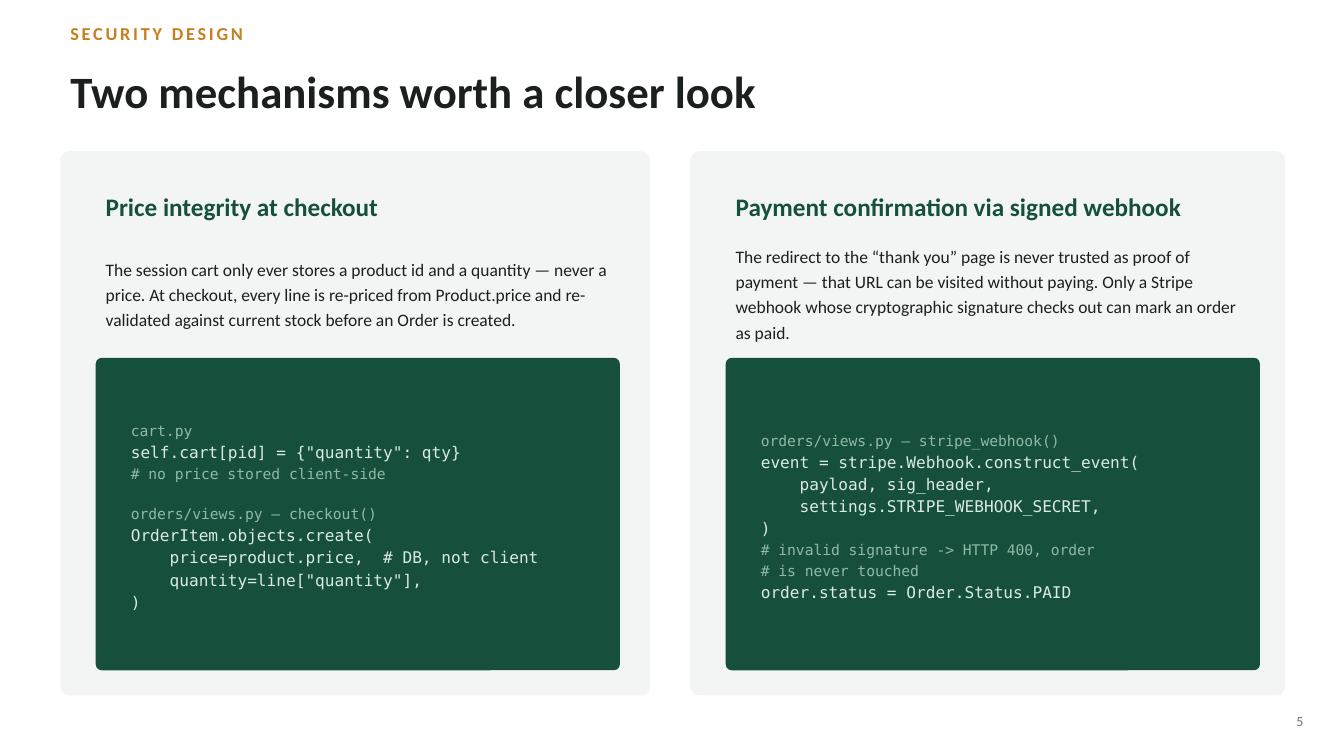
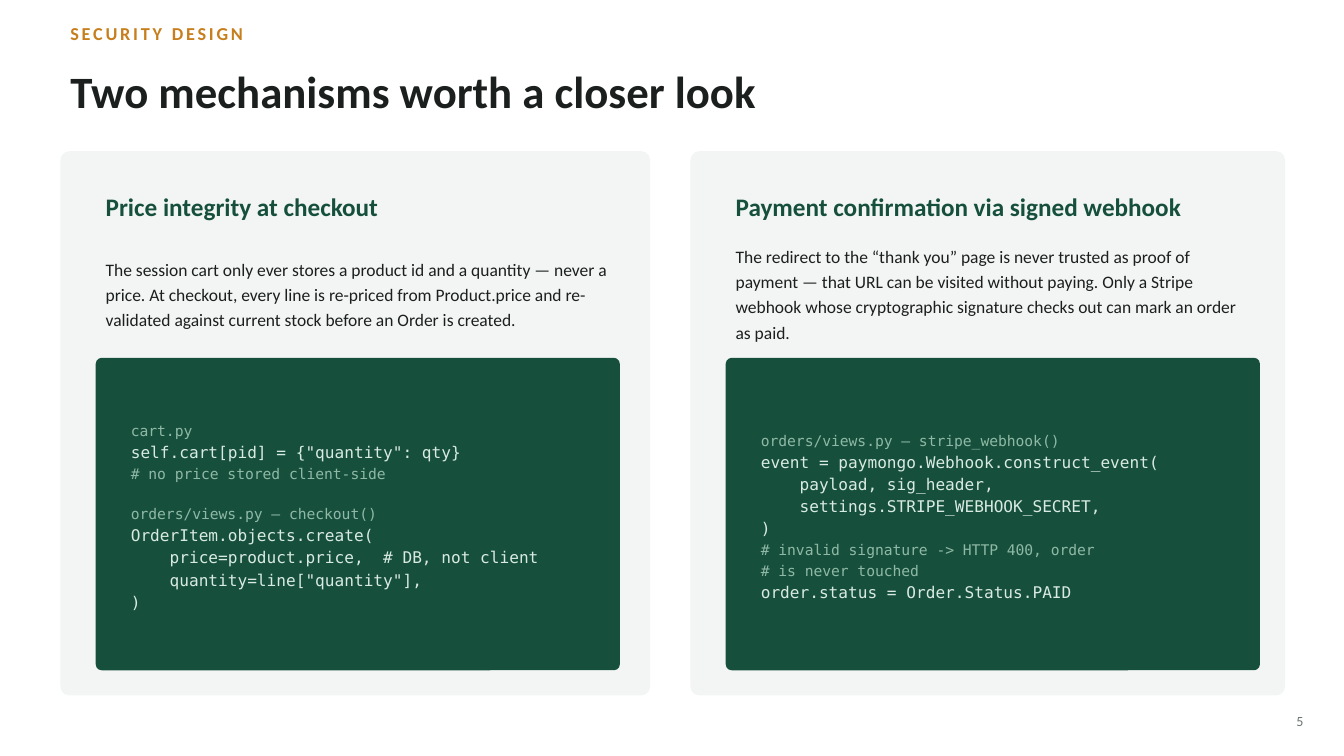
Before and after one commit to geralynabad/secureshop-ecommerce, a slide deck: slide 5 of SecureShop_Presentation.pptx. Drawn at 1344x756 pixels with LibreOffice and Linux fonts; fonts in the diff are those of the drawing. Boxes give left, top, right and bottom in pixels: in the first picture for what was removed or moved away, otherwise in the second. Text is boxed around its words. In the diff, an @@ line names an element or a change of style, - is before the commit and + after.

```diff
--- a/SecureShop_Presentation.pptx
+++ b/SecureShop_Presentation.pptx
@@ text at box(761, 455, 1158, 472): text changed @@
-event = stripe.Webhook.construct_event(
+event = paymongo.Webhook.construct_event(
```
Also in this commit, not shown: 6 other slides changed, 1 other file.
